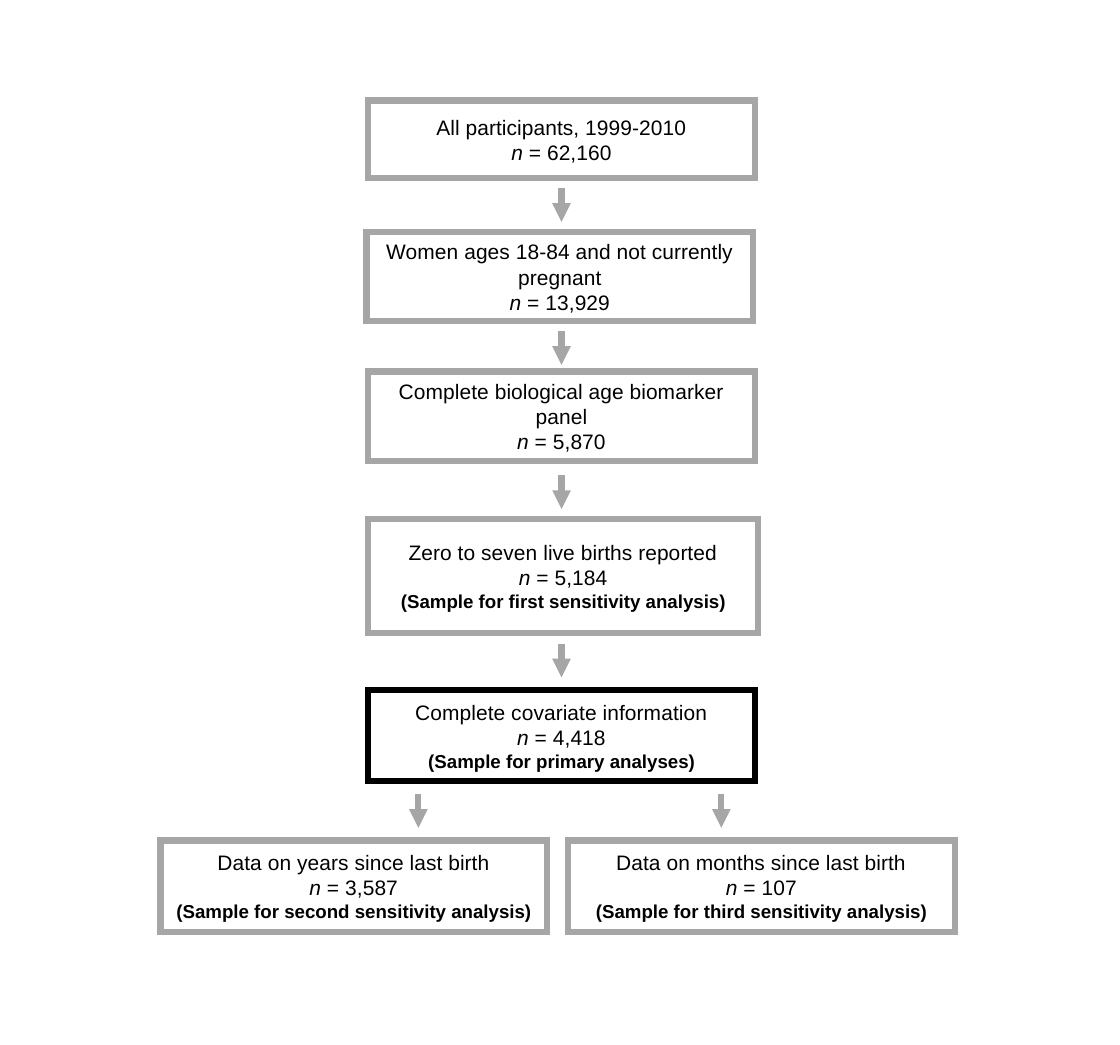
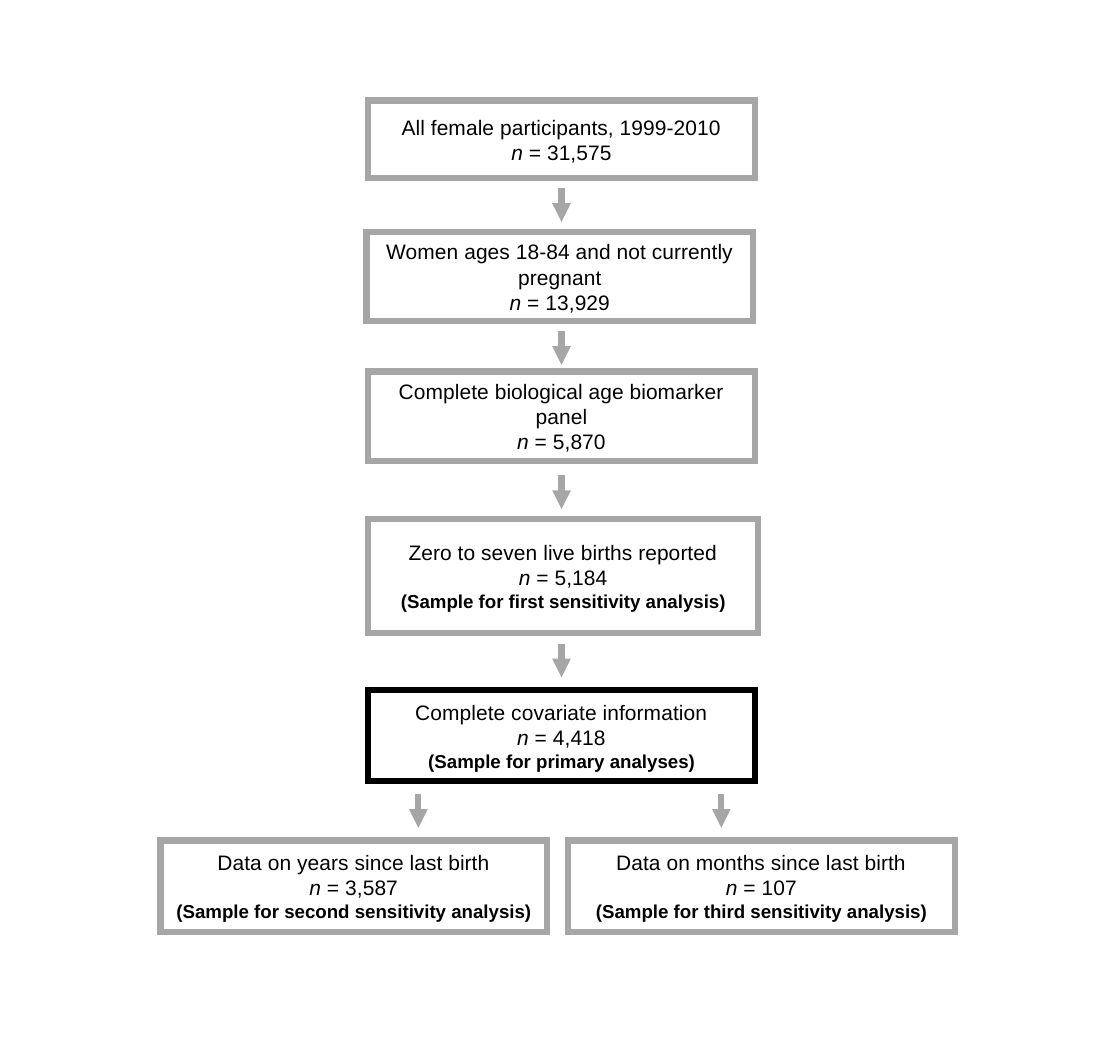
Before and after one commit to CPRyan/NHANES_CoR, a slide deck: slide 1 of Documents/Flowchart 090920.pptx. Drawn at 1120x1045 pixels with LibreOffice and Linux fonts; fonts in the diff are those of the drawing. Boxes give left, top, right and bottom in pixels: in the first picture for what was removed or moved away, otherwise in the second. Text is boxed around its words. In the diff, an @@ line names an element or a change of style, - is before the commit and + after.

```diff
--- a/Documents/Flowchart 090920.pptx
+++ b/Documents/Flowchart 090920.pptx
@@ text in rectangle at <box>402,120,721,163</box>: text changed @@
-All participants, 1999-2010
-n = 62,160
+All female participants, 1999-2010
+n = 31,575
```
Also in this commit, not shown: 6 other files.
